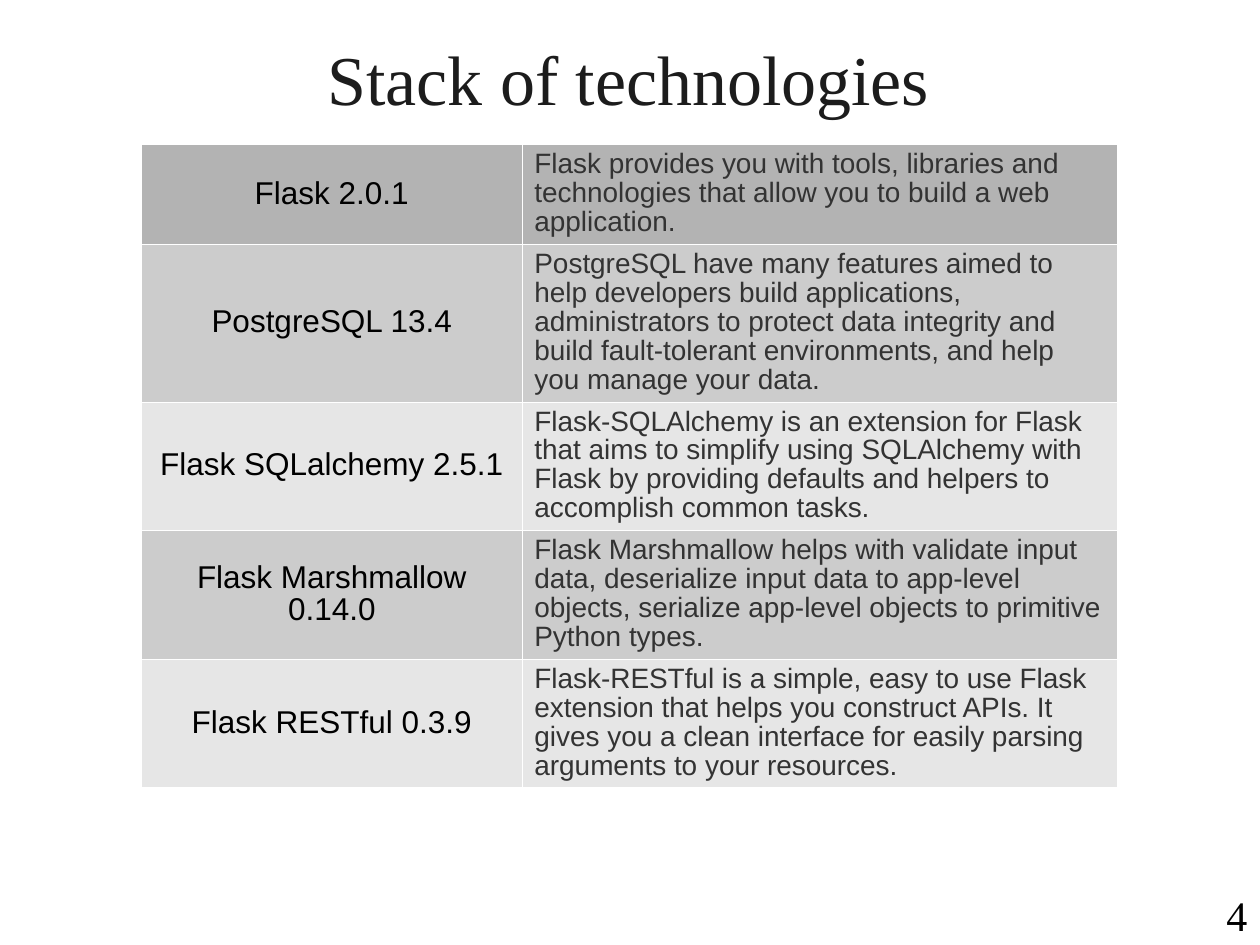
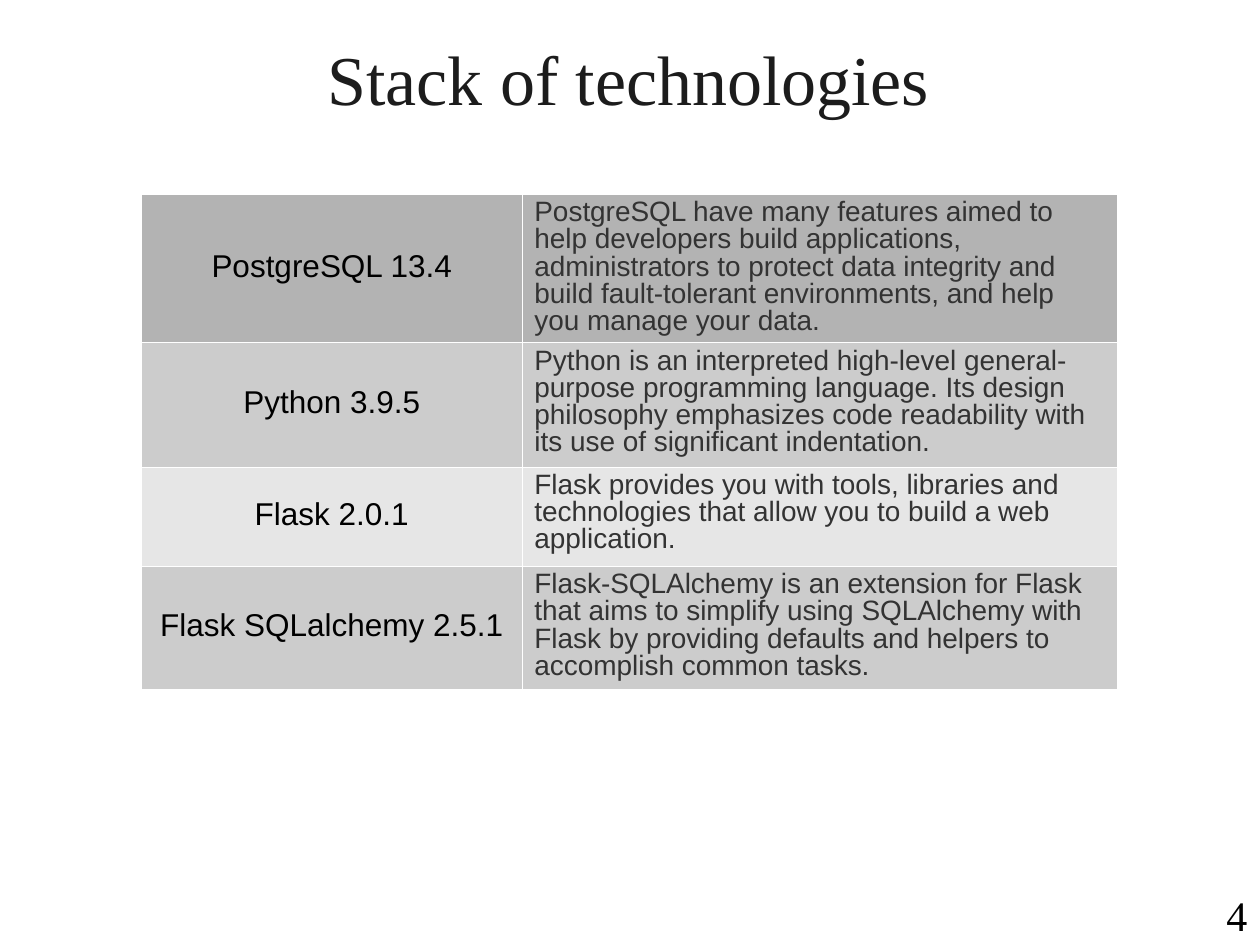
Before and after one commit to EnderLancer/Course, a slide deck: slide 4 of Demo 2.ppt. Drawn at 1260x945 pixels with LibreOffice and Linux fonts; fonts in the diff are those of the drawing; background and template pictures are left out. Boxes give left, top, right and bottom in pixels: in the first picture for what was removed or moved away, otherwise in the second. Text is boxed around its words. In the diff, an @@ line names an element or a change of style, - is before the commit and + after.

```diff
--- a/Demo 2.ppt
+++ b/Demo 2.ppt
@@ table at box(141, 194, 1118, 689) @@
+row 1: PostgreSQL 13.4 | PostgreSQL have many features aimed to help developers build applications, administrators to protect data integrity and build fault-tolerant environments, and help you manage your data.
+row 2: Python 3.9.5 | Python is an interpreted high-level general-purpose programming language. Its design philosophy emphasizes code readability with its use of significant indentation.
-row 2: PostgreSQL 13.4 | PostgreSQL have many features aimed to help developers build applications, administrators to protect data integrity and build fault-tolerant environments, and help you manage your data.
-row 4: Flask Marshmallow 0.14.0 | Flask Marshmallow helps with validate input data, deserialize input data to app-level objects, serialize app-level objects to primitive Python types.
-row 5: Flask RESTful 0.3.9 | Flask-RESTful is a simple, easy to use Flask extension that helps you construct APIs. It gives you a clean interface for easily parsing arguments to your resources.
@@ table: place and size @@
-table at box(141, 145, 1118, 789)
+table at box(141, 194, 1118, 689)
```
Also in this commit, not shown: 5 other slides changed, 2 slides added, 1 slide removed, 7 other files.
